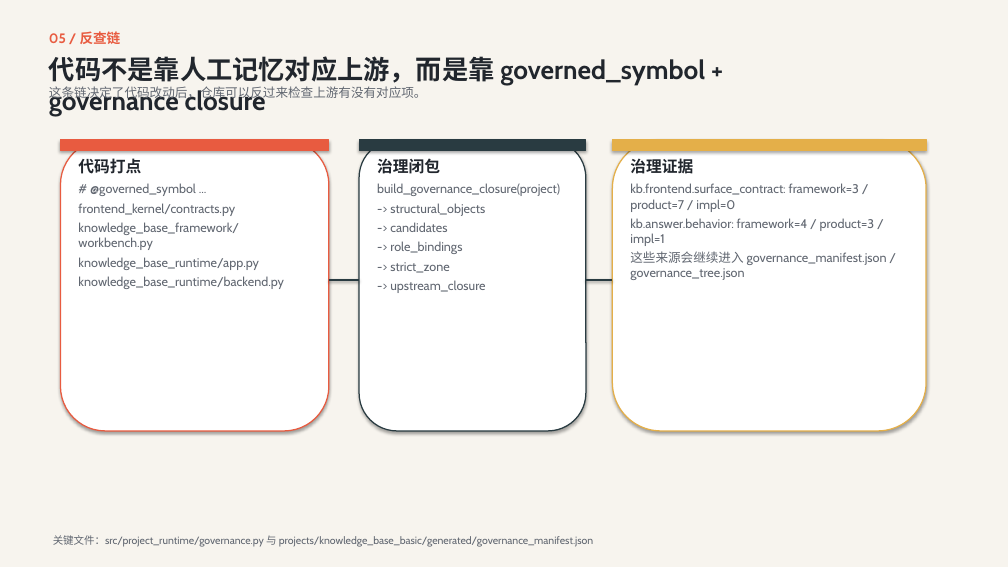
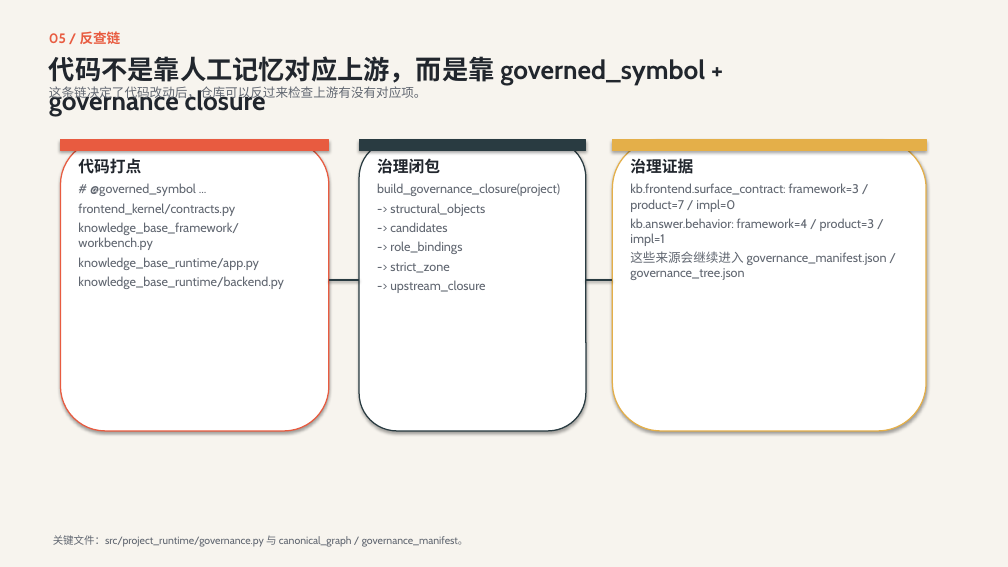
Before and after one commit to xueyu888/framework, a slide deck: slide 6 of docs/presentations/framework-to-code-mapping-cn.pptx. Drawn at 1008x567 pixels with LibreOffice and Linux fonts; fonts in the diff are those of the drawing. Boxes give left, top, right and bottom in pixels: in the first picture for what was removed or moved away, otherwise in the second. Text is boxed around its words. In the diff, an @@ line names an element or a change of style, - is before the commit and + after.

```diff
--- a/docs/presentations/framework-to-code-mapping-cn.pptx
+++ b/docs/presentations/framework-to-code-mapping-cn.pptx
@@ text at <box>53,535,469,547</box>: text changed @@
-关键文件：src/project_runtime/governance.py 与 projects/knowledge_base_basic/generated/governance_manifest.json
+关键文件：src/project_runtime/governance.py 与 canonical_graph / governance_manifest。
```
Also in this commit, not shown: 6 other slides changed, 40 other files.
